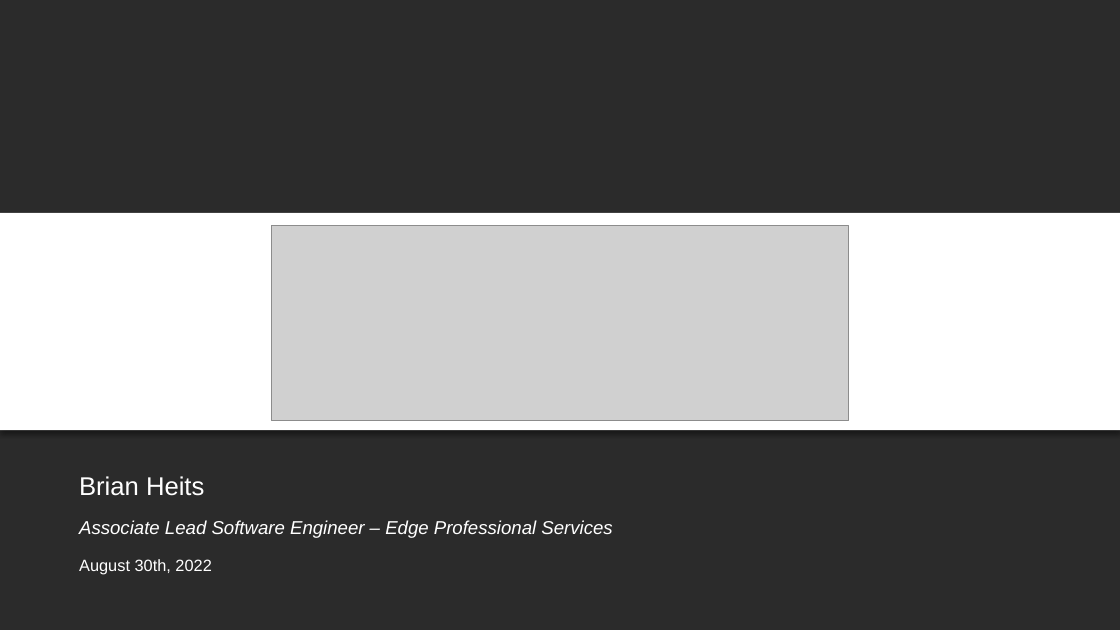
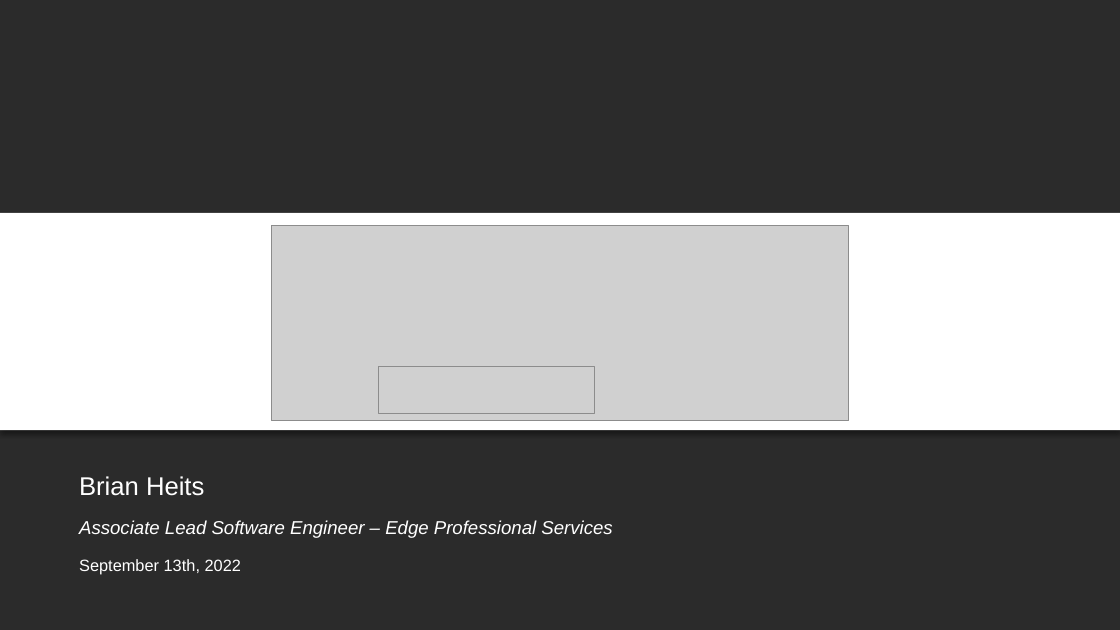
Before and after one commit to BH018364/SMART-on-FHIR-Training, a slide deck: slide 1 of SMART on FHIR Primer.pptx. Drawn at 1120x630 pixels with LibreOffice and Linux fonts; fonts in the diff are those of the drawing; grey boxes stand for pictures; background and template pictures are left out; a plain dark background stands for a picture behind light text. Boxes give left, top, right and bottom in pixels: in the first picture for what was removed or moved away, otherwise in the second. Text is boxed around its words. In the diff, an @@ line names an element or a change of style, - is before the commit and + after.

Commit message:
LHSC_CD September Updates

```diff
--- a/SMART on FHIR Primer.pptx
+++ b/SMART on FHIR Primer.pptx
@@ picture added at bbox=[379, 366, 595, 413] @@
@@ text at bbox=[79, 559, 241, 575]: text changed @@
-August 30th, 2022
+September 13th, 2022
```
Also in this commit, not shown: 1 other file.
